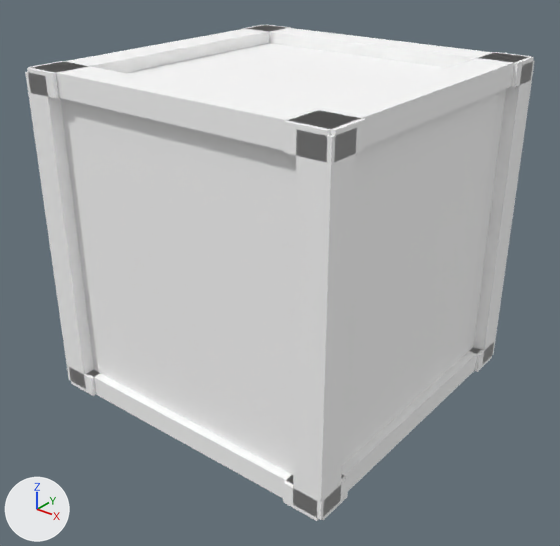
Renders of the glTF model play/team-bondage/assets/hand-drawn/props/crate.glb from each side of a commit.
Rendered twice from a 50 mm camera at (1.237, -1.58, 1.288) aimed at (0.016, -0.054, 0.342). The lights are fixed; the arrows at lower left show +X, +Y and +Z. The first picture is the older version. Where no turn or scale is listed for an object, it has been applied to the vertices. Vertices at exactly the same position are counted once.

Objects in the first picture: 'crate'.
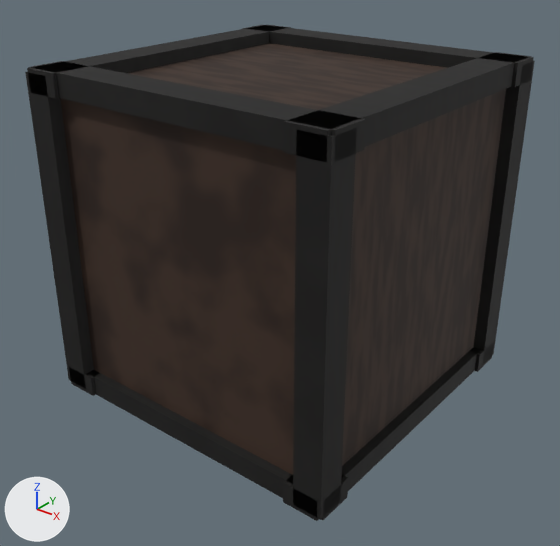
Where the newer file only moved an object's origin or applied its transform, the numbers keep the older frame.

Pixel boxes [x1, y1, x2, y2] of what changed, in the pictures (560 x 546 px):
'crate', surface changed (darker): [25, 25, 535, 521] in both

The change, as a list of edits to the scene's bpy script:
```text
Add img_bake_basecolor:
    img_bake_basecolor = load_image('bake_basecolor', '_unpacked/bake_basecolor', 768, 768, 'sRGB')
Change mat_box:
    remove mat_box.base_color = (1.0, 1.0, 1.0)  # white #ffffff
    add mat_box.texture = img_bake_basecolor
Change mat_trim:
    remove mat_trim.base_color = (1.0, 1.0, 1.0)  # white #ffffff
    add mat_trim.texture = img_bake_basecolor
Change me_cube:
    where me_cube.from_pydata(...)  # 104 vertices, 156 faces; spans x -0.46..0.46, y -0.46..0.46, z -0.46..0.46
    used by ob_crate; location = (0.0, 0.0, 0.45)
    me_cube part 1: texture (UV) coordinates of 156 of 156 faces, centred in x -0.46..0.46, y -0.46..0.46, z -0.46..0.46, changed; they spanned u 0.12..0.88, v 0.0..1.0 and now span u 0.01..0.98, v 0.01..0.99
```
